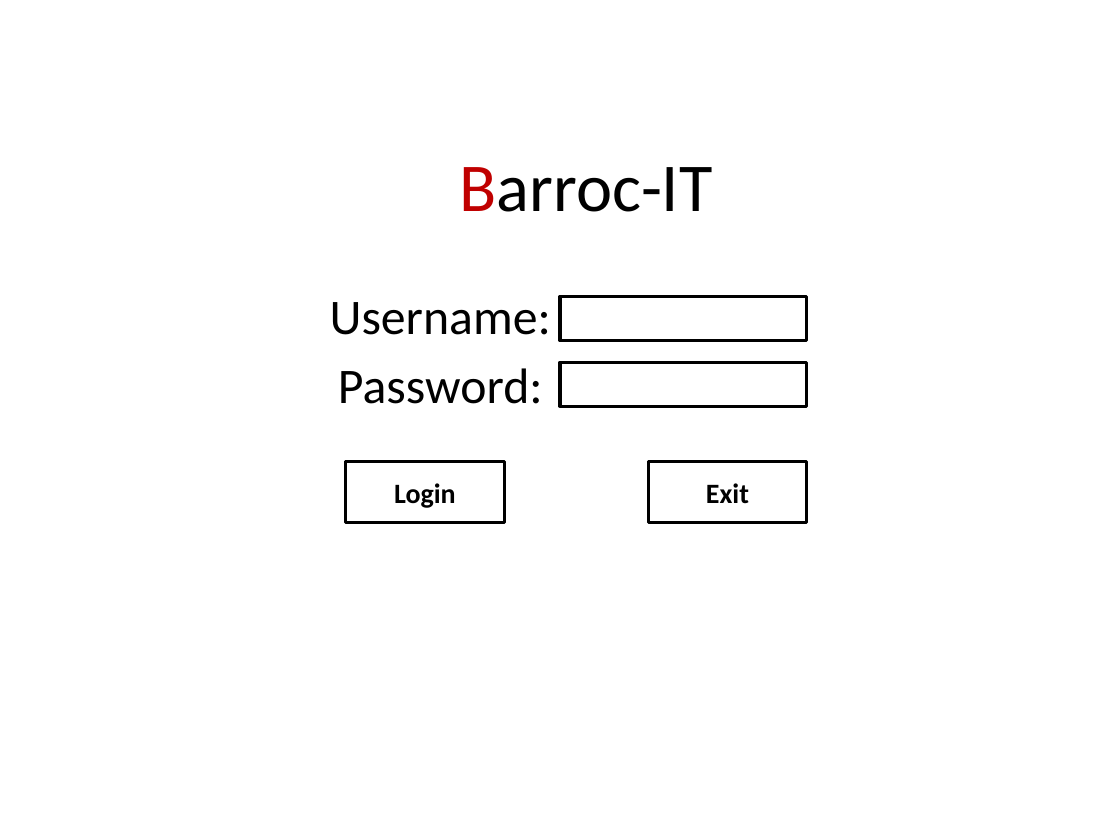
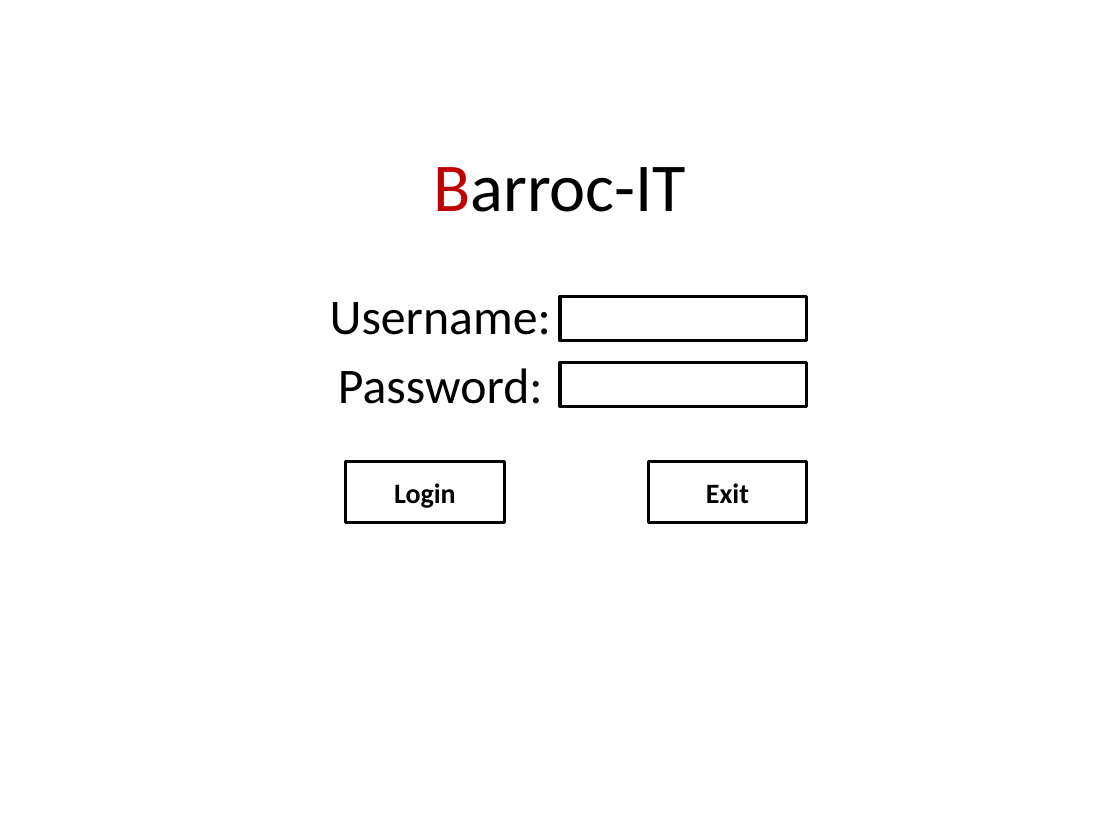
Before and after one commit to Aplicticus/Project_Barroc-IT_Groep6, a slide deck: slide 1 of Docs/Prototype_v0.1/Barroc-IT Prototype.pptx. Drawn at 1120x840 pixels with LibreOffice and Linux fonts; fonts in the diff are those of the drawing. Boxes give left, top, right and bottom in pixels: in the first picture for what was removed or moved away, otherwise in the second. Text is boxed around its words. In the diff, an @@ line names an element or a change of style, - is before the commit and + after.

```diff
--- a/Docs/Prototype_v0.1/Barroc-IT Prototype.pptx
+++ b/Docs/Prototype_v0.1/Barroc-IT Prototype.pptx
@@ title "Barroc-IT": place and size @@
-title "Barroc-IT" at [459, 167, 712, 212]
+title "Barroc-IT" at [433, 167, 686, 212]
```
Also in this commit, not shown: 6 slides added, 1 other file.
